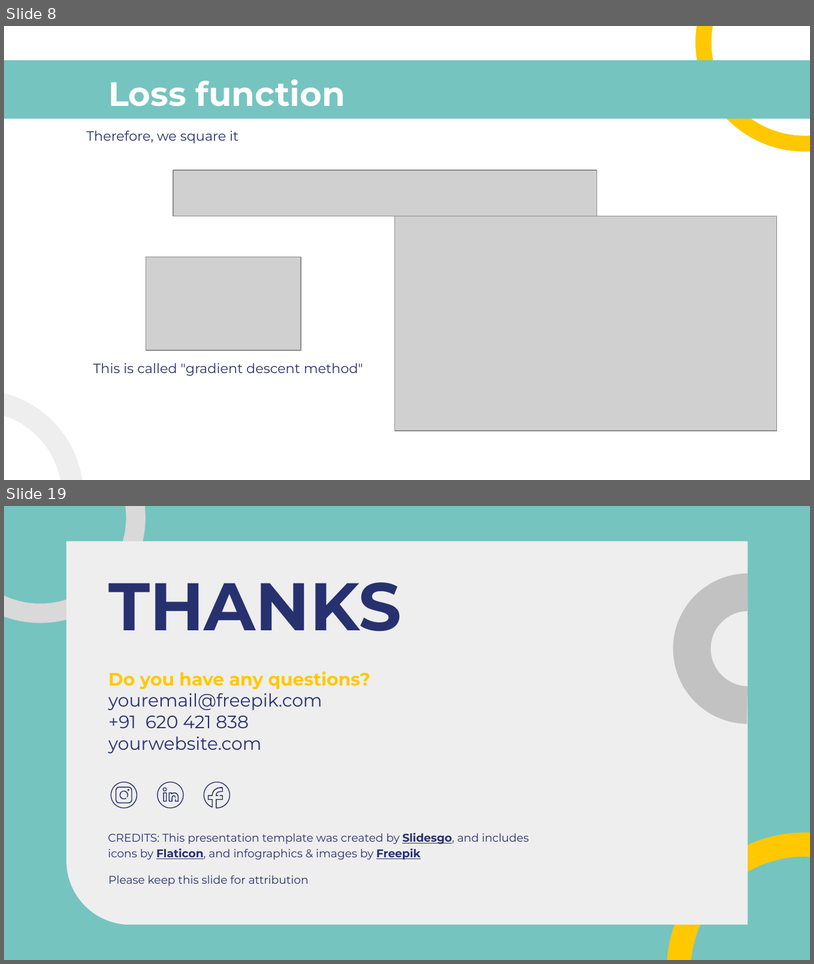
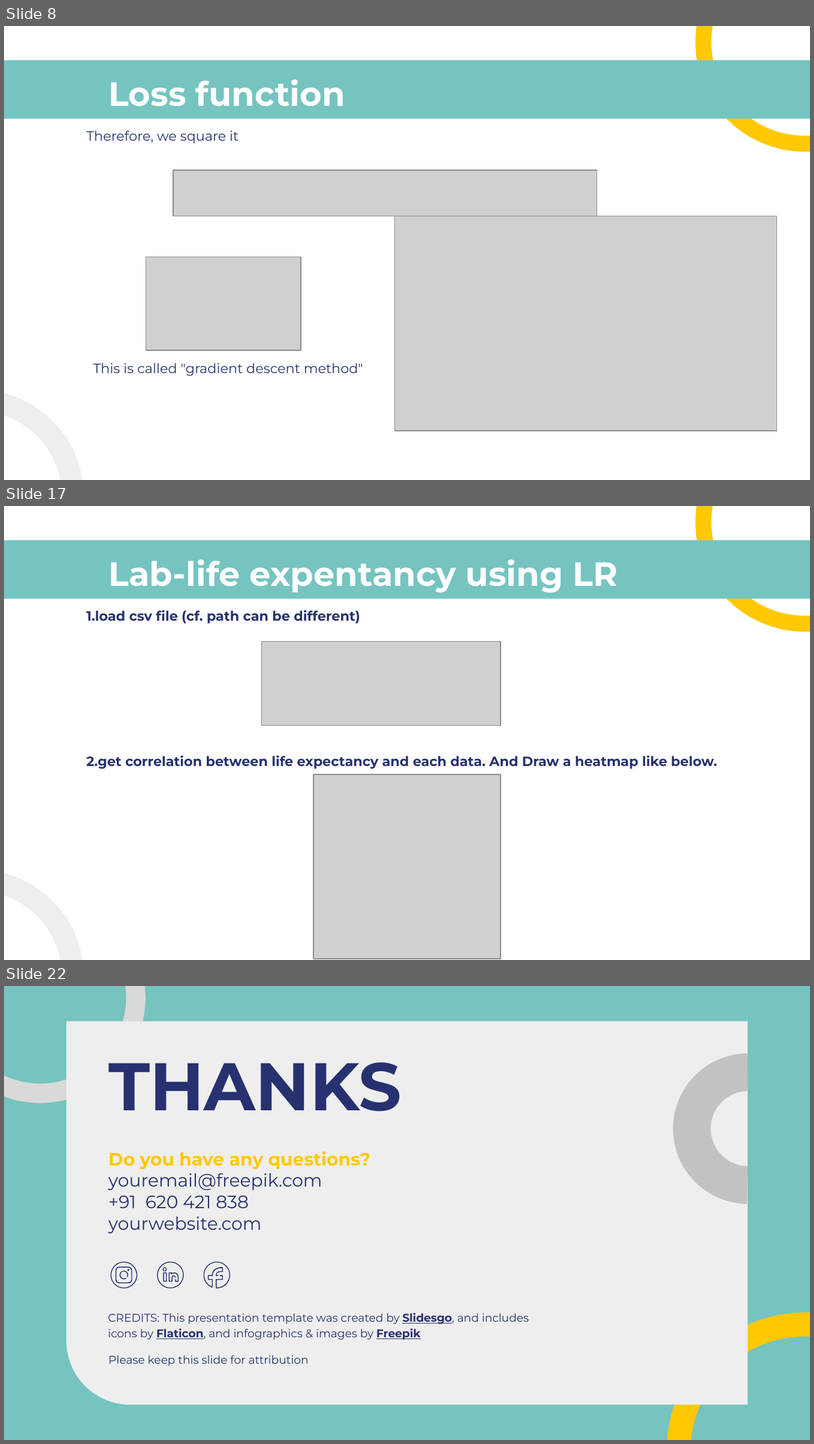
Before and after one commit to gurwoghd/2023_WFK_ICT-Laos-, a slide deck: LectureNotes/ch4_Linear_Regression(LR).pptx. Shown one above the other, each under a label of ours: slides 8 and 19 before the commit, slides 8, 17 and 22 after it; the slides between them are not shown. The pictures are 814x964 and 814x1444 pixels, drawn with LibreOffice and Linux fonts; fonts in the diff are those of the drawing; grey boxes stand for pictures. Boxes give left, top, right and bottom in pixels: in the first picture for what was removed or moved away, otherwise in the second. Text is boxed around its words. In the diff, an @@ line names an element or a change of style, - is before the commit and + after.

```diff
--- a/LectureNotes/ch4_Linear_Regression(LR).pptx
+++ b/LectureNotes/ch4_Linear_Regression(LR).pptx
@@ slide 17 added at (4,506,810,960), background #FFFFFF; not listed: 3 template elements that a slide beside it also shows @@
@@ title added at (108,559,618,592), 30 pt, text #FFFFFF, bold @@
+Lab-life expentancy using LR
@@ subtitle added at (86,610,717,769), 12 pt, text #27316F, bold @@
+1.load csv file (cf. path can be different)
+2.get correlation between life expectancy and each data. And Draw a heatmap like below.
@@ picture added at (262,642,501,726) @@
@@ picture added at (314,775,501,958) @@
@@ what was slide 19 is now slide 22 @@
```
Also in this commit, not shown: 8 slides changed, 5 other slides added, 3 slides removed, 1 other file.
